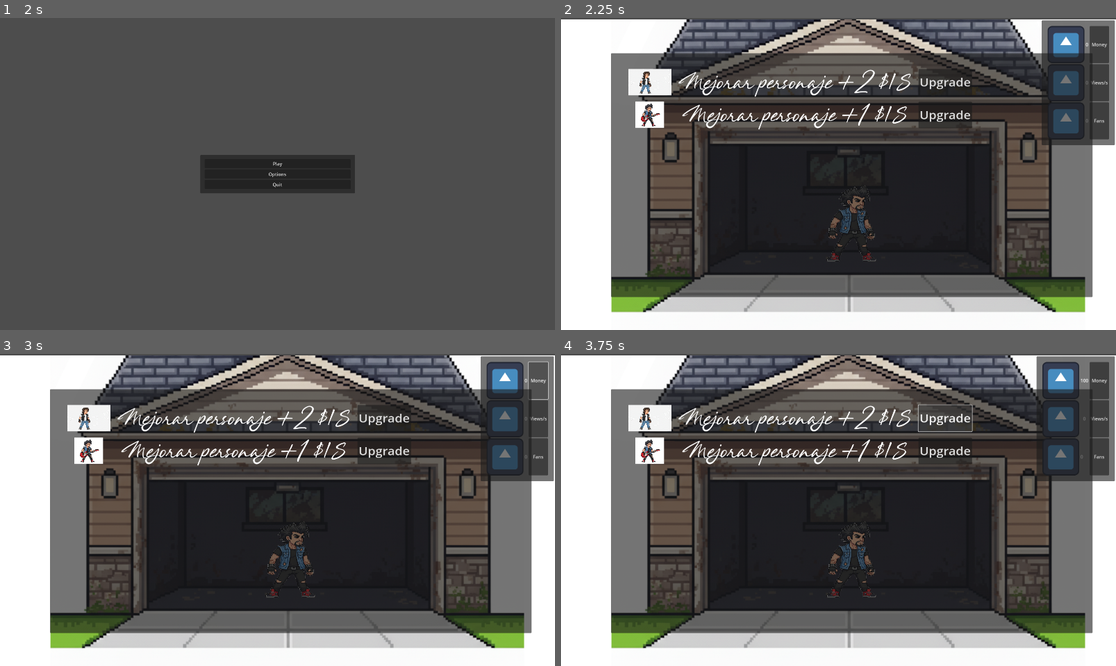
Above: before the commit, frames 1-4 (two rows, left to right).
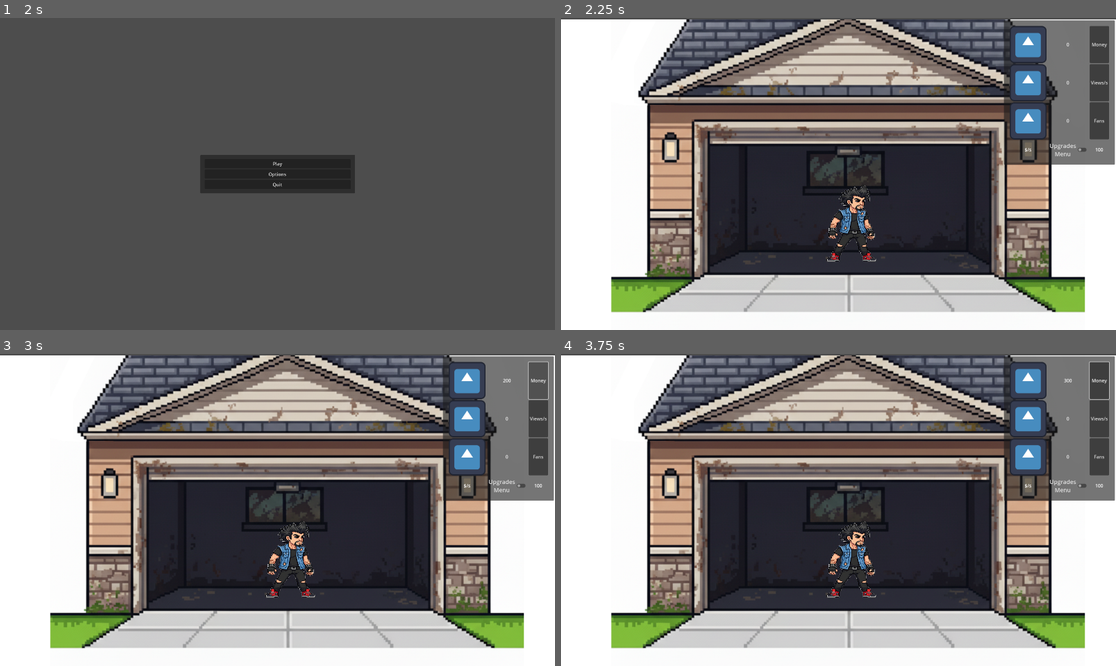
Above: after the commit, the same moments.

Repository: Geluco/music-band-tycoon
Game: Godot game, scene res://scenes/menu.tscn
Two runs of this game, one before a commit and one after it. Both use one fixed random seed, a clock stepped at 60 frames per second and the inputs below. The engine's default icon, where the game draws it, is replaced by a stand-in: a white triangle on a blue panel in a dark square.
Inputs (mouse positions are in pixels of both pictures, inside the frame that each line leads up to):
- Up to frame 1 (2 s): click "Options" at 0.5 s; click "Back" at 1.25 s
- Up to frame 2 (2.25 s): click "Play" at 2 s
- Up to frame 3 (3 s): click "Money" at 2.75 s
- Up to frame 4 (3.75 s): click (943, 419) at 3.5 s, where only the run before the commit has a clickable "Upgrade"

Frame 1 is identical in both runs. In frame 2, 43% of the frame differs, in the area x 9-100%, y 0-95%; in frame 3, 43%; in frame 4, 43%.

Commit message:
Boton que inicia y oculta el menu de mejoras

Diff:
--- a/global.gd
+++ b/global.gd
@@ -2,3 +2,4 @@
 var money=0
 var views=0
 var fans=0
+var moneyPerSecond=100
--- a/scenes/canvasStats.tscn
+++ b/scenes/canvasStats.tscn
@@ -1,10 +1,11 @@
-[gd_scene load_steps=6 format=3 uid="uid://1fwfhlve0rd6"]
+[gd_scene load_steps=7 format=3 uid="uid://1fwfhlve0rd6"]
 
 [ext_resource type="Texture2D" uid="uid://bqo5g5immf218" path="res://icon.svg" id="1_5qpd0"]
 [ext_resource type="Script" uid="uid://b3sdhvabad6s7" path="res://scripts/canvas_stats.gd" id="1_yvcsd"]
 [ext_resource type="Script" uid="uid://brdjue3j7w0s1" path="res://scripts/label_money.gd" id="2_bqde7"]
 [ext_resource type="Script" uid="uid://dg86e3wcmqovx" path="res://scripts/label_views.gd" id="3_x8yd8"]
 [ext_resource type="Script" uid="uid://b0xmuu4cqw4sb" path="res://scripts/label_fans.gd" id="4_3dtt7"]
+[ext_resource type="Script" uid="uid://bb52658t056nf" path="res://scripts/label_money_per_second.gd" id="6_m2vbg"]
 
 [node name="canvasStats" type="Node2D"]
 script = ExtResource("1_yvcsd")
@@ -39,8 +40,7 @@
 
 [node name="LabelMoney" type="Label" parent="CanvasLayer/PanelStats/MarginStats/GridStats"]
 layout_mode = 2
-text = "
-"
+text = "money"
 horizontal_alignment = 1
 script = ExtResource("2_bqde7")
 
@@ -57,7 +57,7 @@
 [node name="LabelViews" type="Label" parent="CanvasLayer/PanelStats/MarginStats/GridStats"]
 layout_mode = 2
 text = "
-"
+views"
 horizontal_alignment = 1
 script = ExtResource("3_x8yd8")
 
@@ -72,10 +72,34 @@
 
 [node name="LabelFans" type="Label" parent="CanvasLayer/PanelStats/MarginStats/GridStats"]
 layout_mode = 2
+text = "fans"
+horizontal_alignment = 1
 script = ExtResource("4_3dtt7")
 
 [node name="ButtonFans" type="Button" parent="CanvasLayer/PanelStats/MarginStats/GridStats"]
 layout_mode = 2
 text = "Fans"
 
-[connection signal="pressed" from="CanvasLayer/PanelStats/MarginStats/GridStats/ButtonMoney" to="CanvasLayer/PanelStats/MarginStats/GridStats/LabelMoney" method="_on_button_money_pressed"]
+[node name="LabelMoneyPSText" type="Label" parent="CanvasLayer/PanelStats/MarginStats/GridStats"]
+layout_mode = 2
+text = "$/s"
+horizontal_alignment = 1
+
+[node name="CheckButton" type="CheckButton" parent="CanvasLayer/PanelStats/MarginStats/GridStats"]
+layout_mode = 2
+theme_override_font_sizes/font_size = 20
+text = "Upgrades
+Menu"
+alignment = 1
+
+[node name="LabelMoneyPSNumber" type="Label" parent="CanvasLayer/PanelStats/MarginStats/GridStats"]
+layout_mode = 2
+text = "
+"
+horizontal_alignment = 1
+script = ExtResource("6_m2vbg")
+
+[connection signal="pressed" from="CanvasLayer/PanelStats/MarginStats/GridStats/ButtonMoney" to="." method="_on_button_money_pressed"]
+[connection signal="pressed" from="CanvasLayer/PanelStats/MarginStats/GridStats/ButtonViews" to="." method="_on_button_views_pressed"]
+[connection signal="pressed" from="CanvasLayer/PanelStats/MarginStats/GridStats/ButtonFans" to="." method="_on_button_fans_pressed"]
+[connection signal="toggled" from="CanvasLayer/PanelStats/MarginStats/GridStats/CheckButton" to="." method="_on_check_button_toggled"]
--- a/scenes/main_node.tscn
+++ b/scenes/main_node.tscn
@@ -10,9 +10,10 @@
 [node name="canvasStats" parent="." instance=ExtResource("2_p3mmm")]
 
 [node name="MenuUpgrades" parent="." instance=ExtResource("3_32378")]
+position = Vector2(0, 1)
 
 [node name="Garage" type="Sprite2D" parent="."]
-position = Vector2(964.5, 543)
+position = Vector2(964, 543)
 scale = Vector2(1.00885, 0.996296)
 texture = ExtResource("2_63mur")
 
--- a/scenes/menuUpgrades.tscn
+++ b/scenes/menuUpgrades.tscn
@@ -1,17 +1,21 @@
-[gd_scene load_steps=4 format=3 uid="uid://jm0yeyo3yq2v"]
+[gd_scene load_steps=5 format=3 uid="uid://jm0yeyo3yq2v"]
 
 [ext_resource type="Texture2D" uid="uid://ci2pw6gh0xpjn" path="res://img/unnamed-4.png" id="1_1u0n0"]
+[ext_resource type="Script" uid="uid://bn52elnijrwab" path="res://scripts/menu_upgrades.gd" id="1_x874v"]
 [ext_resource type="FontFile" uid="uid://c4bdr2egxlgtk" path="res://resources/fonts/Rhythm of the Blast.ttf" id="2_x874v"]
 [ext_resource type="Texture2D" uid="uid://bd7ytcynkoy55" path="res://img/unnamed.png" id="3_roqhy"]
 
 [node name="MenuUpgrades" type="Node2D"]
+position = Vector2(2, 0)
+script = ExtResource("1_x874v")
 
 [node name="CanvasLayer" type="CanvasLayer" parent="."]
+visible = false
 
 [node name="MenuUpgrades" type="PanelContainer" parent="CanvasLayer"]
-offset_left = 173.0
+offset_left = 21.0
 offset_top = 122.0
-offset_right = 1846.0
+offset_right = 1694.0
 offset_bottom = 1046.0
 scale = Vector2(0.995755, 0.913314)
 metadata/_edit_use_anchors_ = true
@@ -62,7 +66,7 @@
 theme_override_constants/margin_right = 10
 theme_override_constants/margin_bottom = 10
 
-[node name="Button" type="Button" parent="CanvasLayer/MenuUpgrades/MarginUpgrades/GridUpgrades/MarginButton1"]
+[node name="Button1" type="Button" parent="CanvasLayer/MenuUpgrades/MarginUpgrades/GridUpgrades/MarginButton1"]
 layout_mode = 2
 theme_override_font_sizes/font_size = 43
 text = "Upgrade"
@@ -102,7 +106,10 @@
 theme_override_constants/margin_right = 10
 theme_override_constants/margin_bottom = 10
 
-[node name="Button" type="Button" parent="CanvasLayer/MenuUpgrades/MarginUpgrades/GridUpgrades/MarginButton2"]
+[node name="Button2" type="Button" parent="CanvasLayer/MenuUpgrades/MarginUpgrades/GridUpgrades/MarginButton2"]
 layout_mode = 2
 theme_override_font_sizes/font_size = 43
 text = "Upgrade"
+
+[connection signal="pressed" from="CanvasLayer/MenuUpgrades/MarginUpgrades/GridUpgrades/MarginButton1/Button1" to="." method="_on_button_1_pressed"]
+[connection signal="pressed" from="CanvasLayer/MenuUpgrades/MarginUpgrades/GridUpgrades/MarginButton2/Button2" to="." method="_on_button_2_pressed"]
--- a/scripts/canvas_stats.gd
+++ b/scripts/canvas_stats.gd
@@ -5,12 +5,13 @@
 	n+=1
 	if n>=100:
 		n-=100
-		Global.money+=100
+		Global.money+=Global.moneyPerSecond
 
+func _on_button_money_pressed() -> void:
+	Global.money+=200
 
 func _on_button_views_pressed() -> void:
 	Global.views+=10
-
 
 func _on_button_fans_pressed() -> void:
 	if Global.money-2000>=0 && Global.views>100:
@@ -18,5 +19,26 @@
 		Global.money-=2000
 
 
-func _on_button_money_pressed() -> void:
-	Global.money+=200
+
+
+#Codigo que muestra y oculta el menu de mejoras
+@onready var check_button: CheckButton = get_node("CanvasLayer/PanelStats/MarginStats/GridStats/CheckButton")
+var menuUpgradeInstance: Node = null
+var menuUpgradeCanvas: CanvasLayer = null
+
+func _ready():
+	check_button.toggled.connect(_on_check_button_toggled)
+
+func _on_check_button_toggled(toggled_on: bool) -> void:
+	if toggled_on:
+		if menuUpgradeInstance == null:
+			var menuUpgrade = load("res://scenes/menuUpgrades.tscn")
+			menuUpgradeInstance = menuUpgrade.instantiate()
+			get_tree().root.add_child(menuUpgradeInstance)
+			# Busca el CanvasLayer dentro de la escena cargada
+			menuUpgradeCanvas = menuUpgradeInstance.get_node("CanvasLayer")
+		if menuUpgradeCanvas:
+			menuUpgradeCanvas.show()
+	else:
+		if menuUpgradeCanvas:
+			menuUpgradeCanvas.hide()
--- /dev/null
+++ b/scripts/label_money_per_second.gd
@@ -0,0 +1,4 @@
+extends Label
+
+func _process(delta):
+	self.text=str(Global.moneyPerSecond)
--- a/scripts/main_node.gd
+++ b/scripts/main_node.gd
@@ -3,9 +3,9 @@
 var n=0
 func _process(delta):
 	n+=1
-	if n>=100:
+	if n>=0:
 		n-=100
-		Global.money+=100
+		Global.money+=Global.moneyPerSecond
 
 
 func _on_button_views_pressed() -> void:
--- /dev/null
+++ b/scripts/menu_upgrades.gd
@@ -0,0 +1,8 @@
+extends Node2D
+
+func _on_button_2_pressed() -> void:
+	Global.moneyPerSecond+=100
+
+
+func _on_button_1_pressed() -> void:
+	Global.moneyPerSecond+=200
Not shown, added: scripts/label_money_per_second.gd.uid
Not shown, added: scripts/menu_upgrades.gd.uid
